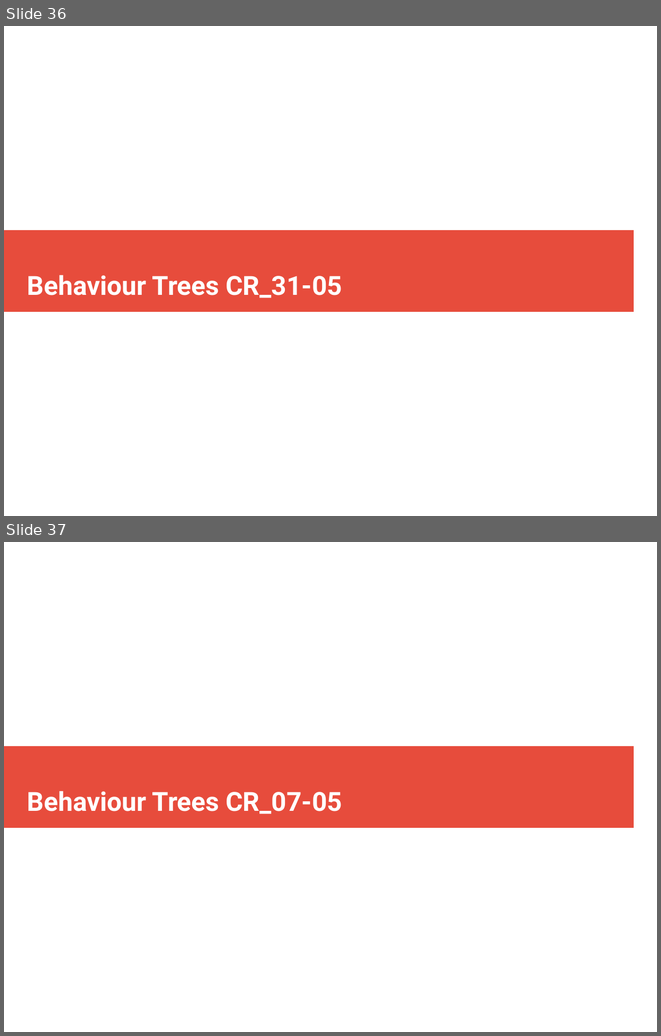
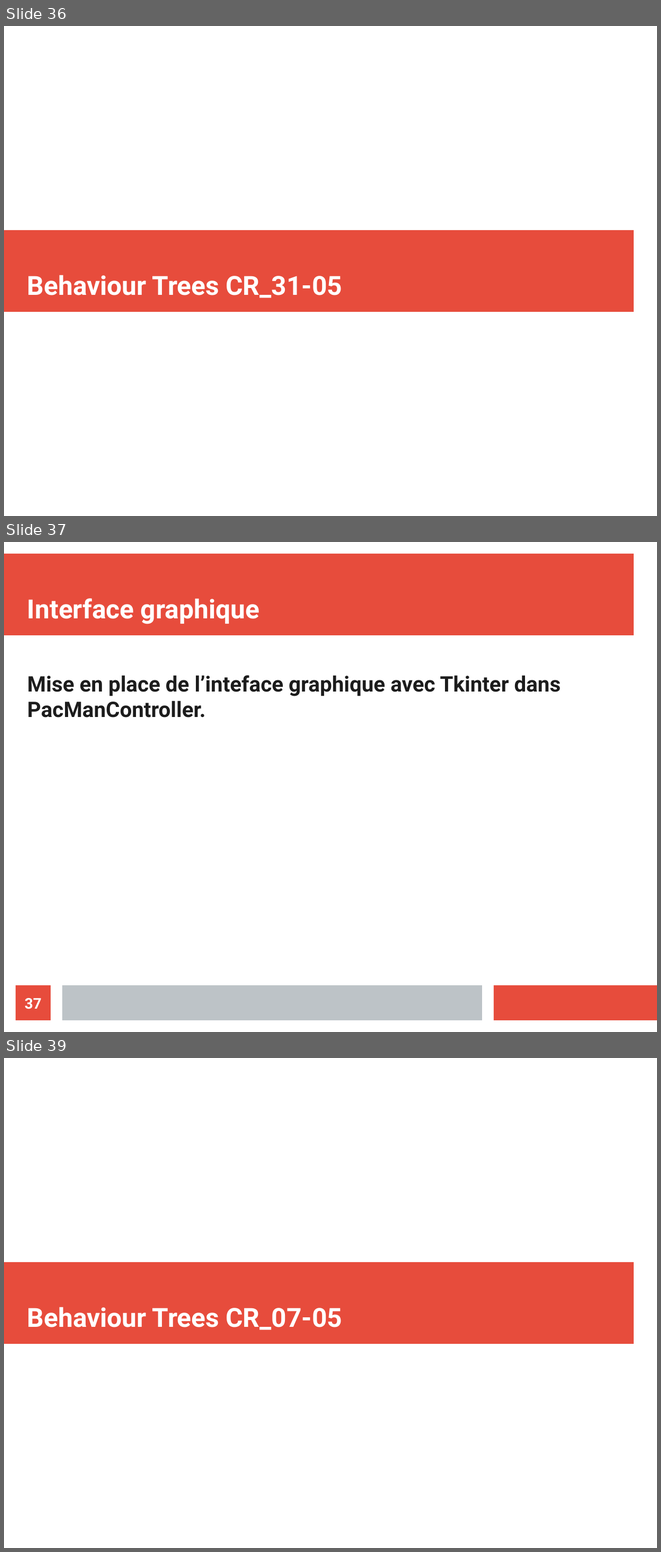
Before and after one commit to ValentinLebouvier/TAL2019, a slide deck: Comptes Rendus/CR.odp. Shown one above the other, each under a label of ours: slides 36 and 37 before the commit, slides 36, 37 and 39 after it; the slides between them are not shown. The pictures are 661x1036 and 661x1552 pixels, drawn with LibreOffice and Linux fonts; fonts in the diff are those of the drawing. Boxes give left, top, right and bottom in pixels: in the first picture for what was removed or moved away, otherwise in the second. Text is boxed around its words. In the diff, an @@ line names an element or a change of style, - is before the commit and + after.

```diff
--- a/Comptes Rendus/CR.odp
+++ b/Comptes Rendus/CR.odp
@@ slide 37 added at (4,542,657,1032), background #FFFFFF @@
@@ rectangle added at (4,554,634,636), fill #E74C3C @@
@@ title added at (27,598,259,624), 32 pt, text #FFFFFF, bold @@
+Interface graphique
@@ text added at (27,675,561,717), 26 pt, text #1C1C1C, bold @@
+Mise en place de l’inteface graphique avec Tkinter dans PacManController.
@@ page number added at (16,985,51,1020), fill #E74C3C, 18 pt, text #FFFFFF, bold @@
+37
@@ rectangle added at (62,985,482,1020), fill #BDC3C7 @@
@@ rectangle added at (494,985,657,1020), fill #E74C3C @@
@@ what was slide 37 is now slide 39 @@
```
Also in this commit, not shown: 3 slides changed, 1 other slide added, 9 other files.
